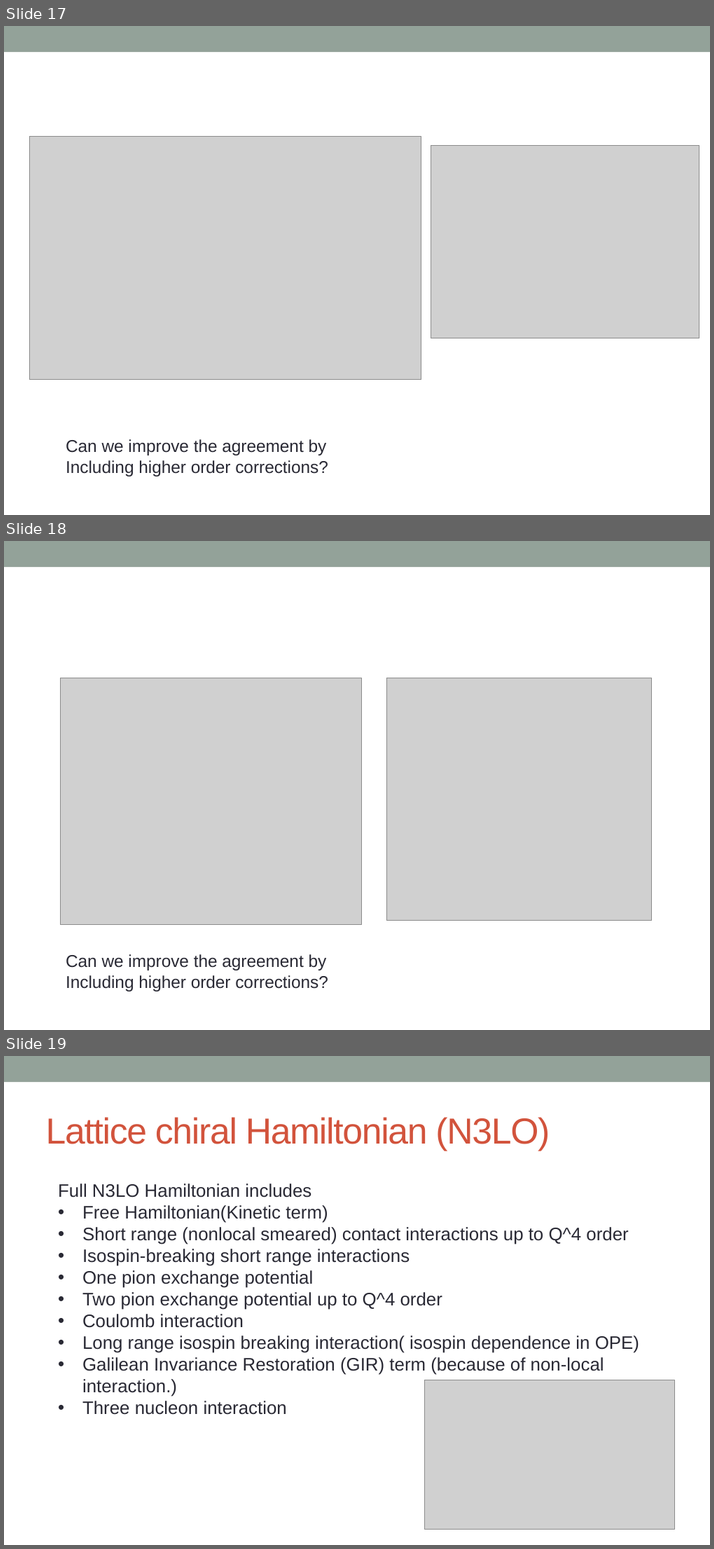
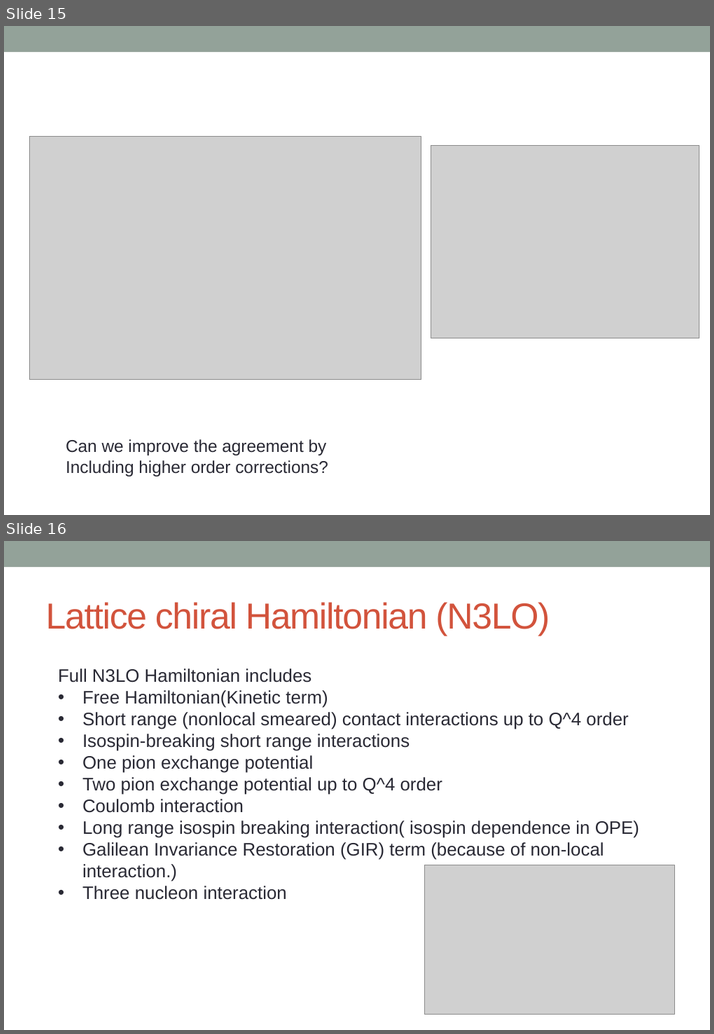
Before and after one commit to alphacentaury-github/NPSS2020, a slide deck: 20240722_WFM_숭실대.pptx. Shown one above the other, each under a label of ours: slides 17, 18 and 19 before the commit, slides 15 and 16 after it. The pictures are 714x1549 and 714x1034 pixels, drawn with LibreOffice and Linux fonts; fonts in the diff are those of the drawing; grey boxes stand for pictures. Boxes give left, top, right and bottom in pixels: in the first picture for what was removed or moved away, otherwise in the second. Text is boxed around its words. In the diff, an @@ line names an element or a change of style, - is before the commit and + after.

```diff
--- a/20240722_WFM_숭실대.pptx
+++ b/20240722_WFM_숭실대.pptx
@@ slide 18 removed at <box>4,541,710,1030</box>, background #FFFFFF; not listed: 1 template element that a slide beside it also shows @@
@@ picture removed at <box>60,677,361,925</box> @@
@@ picture removed at <box>386,677,652,920</box> @@
@@ text removed at <box>66,954,328,991</box> @@
-Can we improve the agreement by
-Including higher order corrections?
@@ what was slide 17 is now slide 15 @@
@@ what was slide 19 is now slide 16 @@
```
Also in this commit, not shown: 2 other slides removed.
